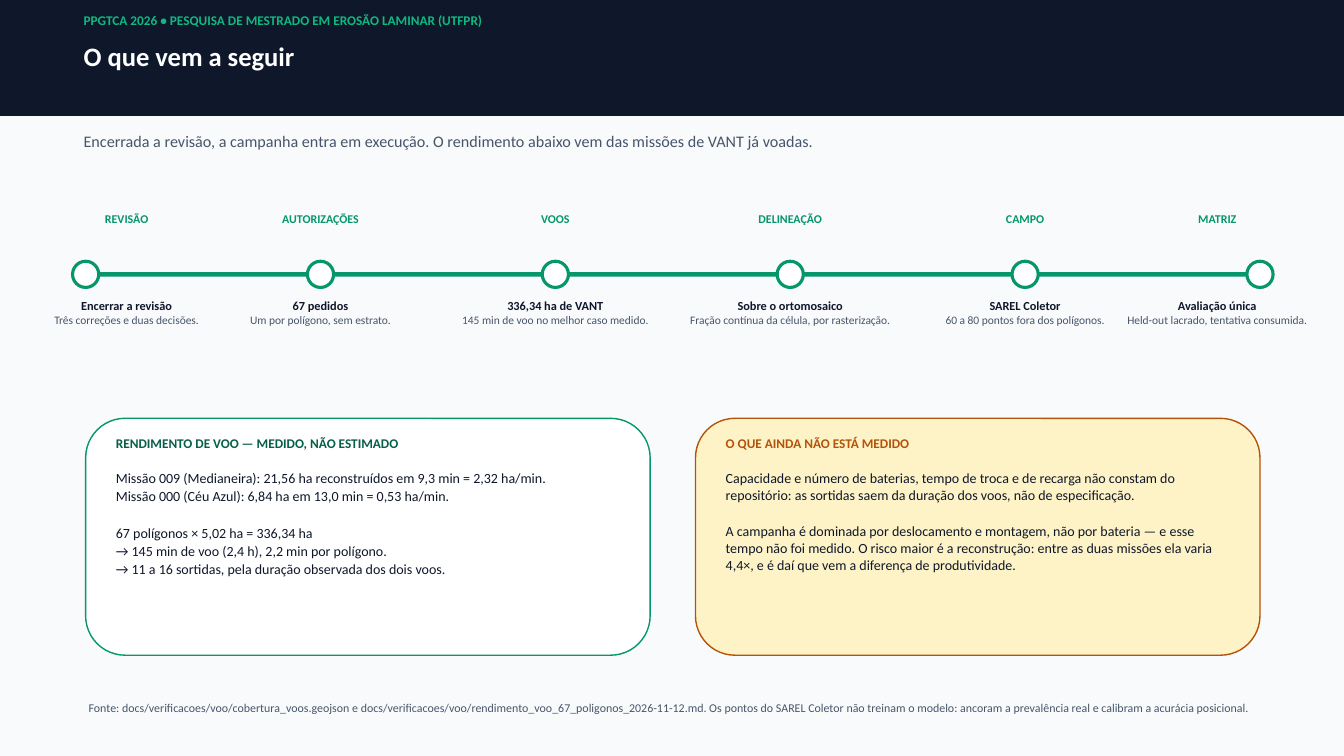
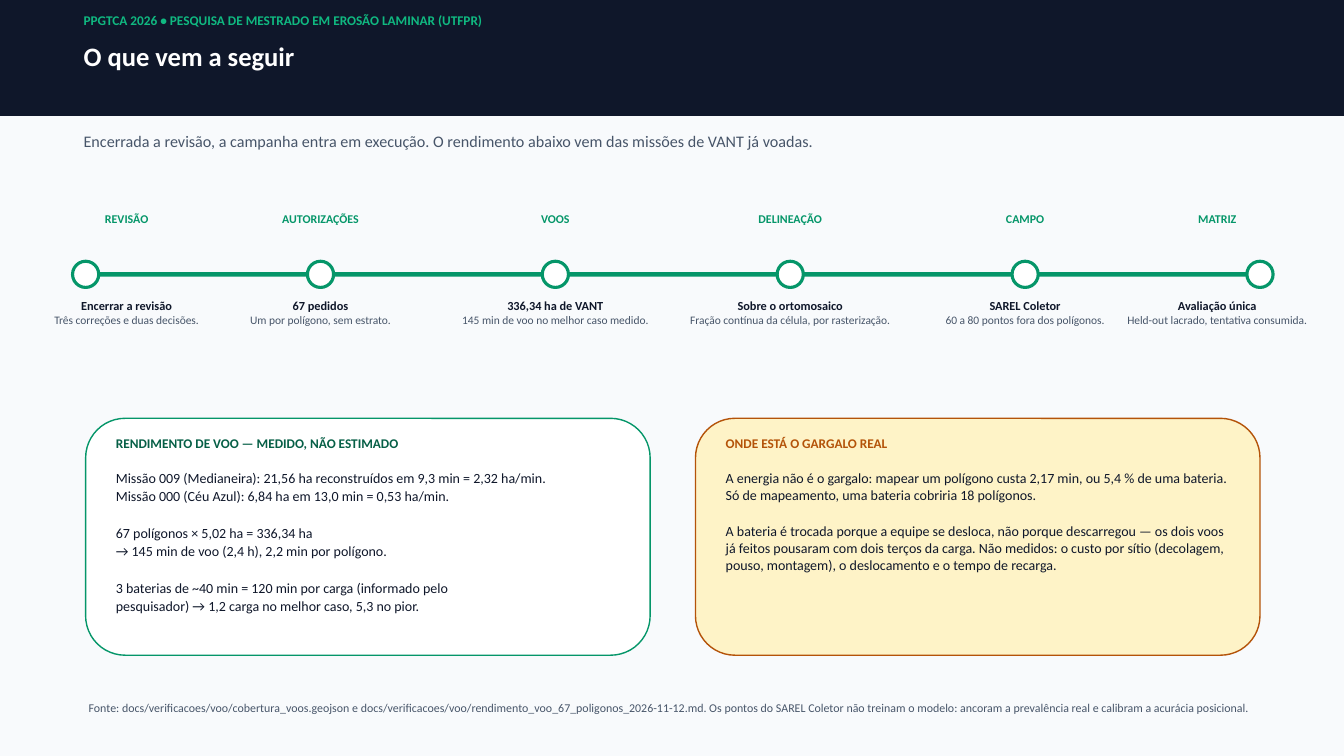
Before and after one commit to RedZardoz/localizador-erosao-v02, a slide deck: slide 19 of docs/apresentacoes/Apresentacao_SAREL_PPGTCA_2026.pptx. Drawn at 1344x756 pixels with LibreOffice and Linux fonts; fonts in the diff are those of the drawing. Boxes give left, top, right and bottom in pixels: in the first picture for what was removed or moved away, otherwise in the second. Text is boxed around its words. In the diff, an @@ line names an element or a change of style, - is before the commit and + after.

```diff
--- a/docs/apresentacoes/Apresentacao_SAREL_PPGTCA_2026.pptx
+++ b/docs/apresentacoes/Apresentacao_SAREL_PPGTCA_2026.pptx
@@ text at box(726, 437, 887, 448): text changed @@
-O QUE AINDA NÃO ESTÁ MEDIDO
+ONDE ESTÁ O GARGALO REAL
@@ text at box(726, 473, 1227, 573): text changed @@
-Capacidade e número de baterias, tempo de troca e de recarga não constam do repositório: as sortidas saem da duração dos voos, não de especificação.
-A campanha é dominada por deslocamento e montagem, não por bateria — e esse tempo não foi medido. O risco maior é a reconstrução: entre as duas missões ela varia 4,4×, e é daí que vem a diferença de produtividade.
+A energia não é o gargalo: mapear um polígono custa 2,17 min, ou 5,4 % de uma bateria. Só de mapeamento, uma bateria cobriria 18 polígonos.
+A bateria é trocada porque a equipe se desloca, não porque descarregou — os dois voos já feitos pousaram com dois terços da carga. Não medidos: o custo por sítio (decolagem, pouso, montagem), o deslocamento e o tempo de recarga.
@@ text at box(116, 583, 448, 614): text changed @@
-→ 11 a 16 sortidas, pela duração observada dos dois voos.
+3 baterias de ~40 min = 120 min por carga (informado pelo
+pesquisador) → 1,2 carga no melhor caso, 5,3 no pior.
```
Also in this commit, not shown: 2 other files.
